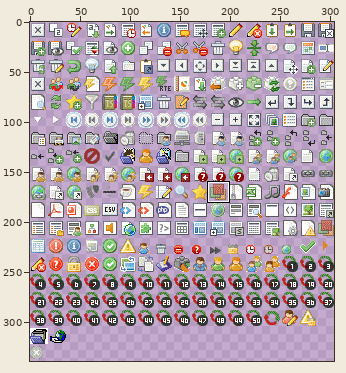
Two versions of one sprite sheet, typo3/sysext/t3skin/images/sprites/t3skin.gif. Above, an overview of the earlier version with the close-up marked.
Close-up. Old version:
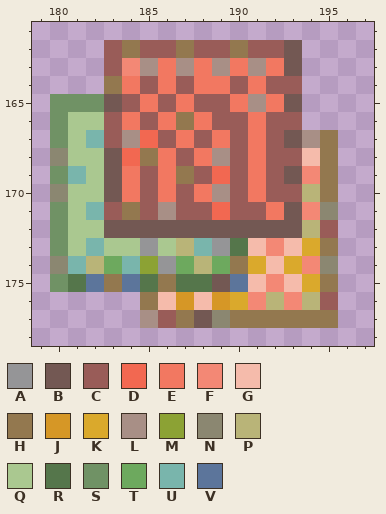
The file is 304x339 pixels. Colours within 5 levels of each other are drawn and written as one. Shown: x 179..197, y 161..178. The commit also changed other parts of the picture, which this record leaves out.
Palette (. is transparent): A #959597  B #735853  C #995c58  D #f26851  E #f27861  F #f38875  G #f5bbab  H #93784f  J #d69726  K #daa92c  L #a88f86  M #8ca234  N #8b8771  P #b9b478  Q #aac890  R #55764b  S #709265  T #6da95e  U #79b5ac  V #5c759b
Pixels before, first column x 180:
162 ...CHCCHCCHCCB..
163 ...CFLELELELEB..
164 ...HECECEECECC..
165 SSSBCECECCELEB..
166 SQQCECEHECCECC..
167 SQUCLDCECECECBLH
168 NQQBDHECELCECCGH
169 SUQBECEHCDCECBFH
170 NQQBECECELCECCPH
171 SQUCHCLCCDCCEBFN
172 SQQBBBBBBBBBBBPC
173 SQUQQAQPUARGFGKH
174 NUPTUMATPTHKGKFN
175 SRVHVRHRRBVGFGKH
176 .....HGJGJKFPFPC
177 .....LCHBNHHHHHH
The result:
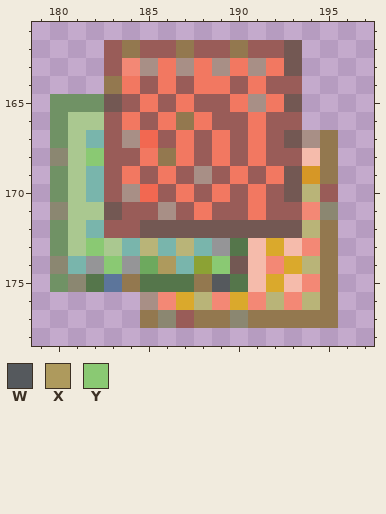
Colours new in this view: W #55595d  X #ae9a5d  Y #8ac973
Edits made:
Changed rows in their new state; - is an unchanged pixel.
first column x 180:
168 --YCCEHECE------
169 -QUC---CLCECE-J-
170 S-UCLDCECE---B-C
171 N-QBC---EC-ECC--
172 --UCC----------H
173 --Y-UPU-----K-F-
174 --AYATXUMYBGF-PH
175 -NRVH-R-HWR-K-F-
176 -----LFKPF-----H
177 -----HNCHHN-----
Pixel boxes of the changes (left, top, right, bottom) in both close-ups:
changed: (50, 148, 338, 328)
